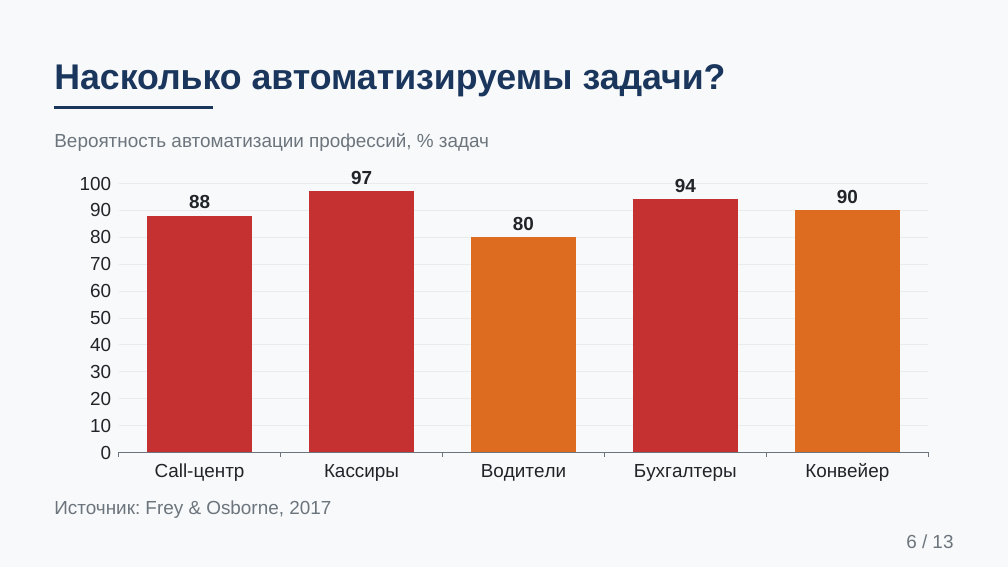
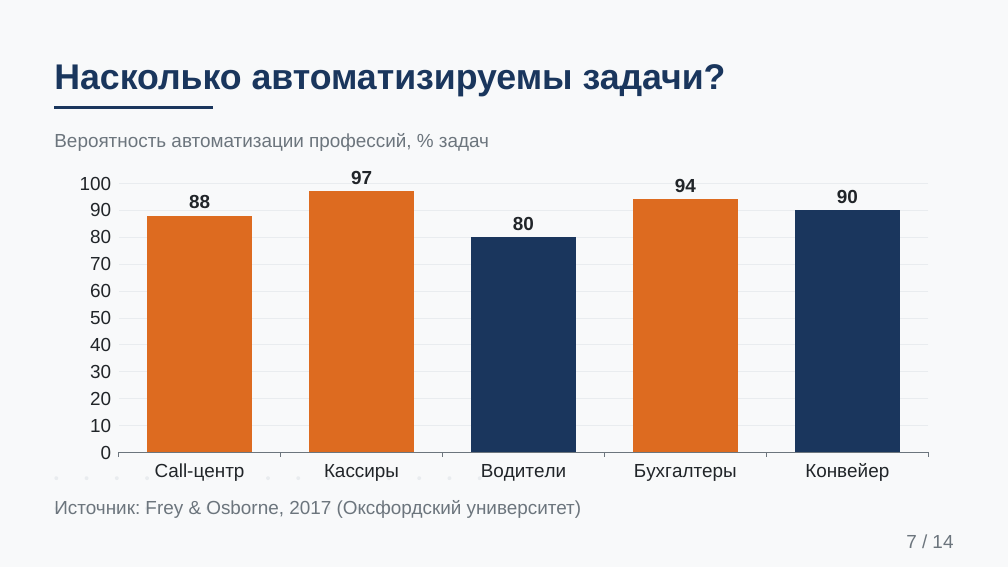
Before and after one commit to Pavel1778/Presentation-version2, a slide deck: slide 7 of future-of-work.pptx (slide 6 before the commit). Drawn at 1008x567 pixels with LibreOffice and Linux fonts; fonts in the diff are those of the drawing. Boxes give left, top, right and bottom in pixels: in the first picture for what was removed or moved away, otherwise in the second. Text is boxed around its words. In the diff, an @@ line names an element or a change of style, - is before the commit and + after.

Commit message:
Rework deck: new author, two-colour palette, patterned backgrounds
- Author set to Kobzev Timoy (IS-24)
- Palette reduced to navy + orange (colour now carries meaning)
- Hook slide added after the cover; deck is 14 slides
- Patterned backgrounds (dot grids, halftones, corner arcs, ribbons)
  and an isotype waffle infographic
- Sources switched to Russian-language editions

```diff
--- a/future-of-work.pptx
+++ b/future-of-work.pptx
@@ column chart at (62,166,946,488) @@
@@ colours of single points changed @@
@@ ellipse added at (115,476,119,480), fill #E9ECEF @@
@@ ellipse added at (417,476,421,480), fill #E9ECEF @@
@@ text at (54,500,582,518): text changed @@
-Источник: Frey & Osborne, 2017
+Источник: Frey & Osborne, 2017 (Оксфордский университет)
@@ ellipse added at (357,507,361,510), fill #E9ECEF @@
@@ ellipse added at (387,507,391,510), fill #E9ECEF @@
@@ ellipse added at (417,507,421,510), fill #E9ECEF @@
@@ ellipse added at (448,507,451,510), fill #E9ECEF @@
@@ ellipse added at (478,507,482,510), fill #E9ECEF @@
@@ text at (906,535,953,548): text changed @@
-6 / 13
+7 / 14
```
Also in this commit, not shown: 10 other slides changed, 3 slides added, 2 slides removed, 6 other files.
